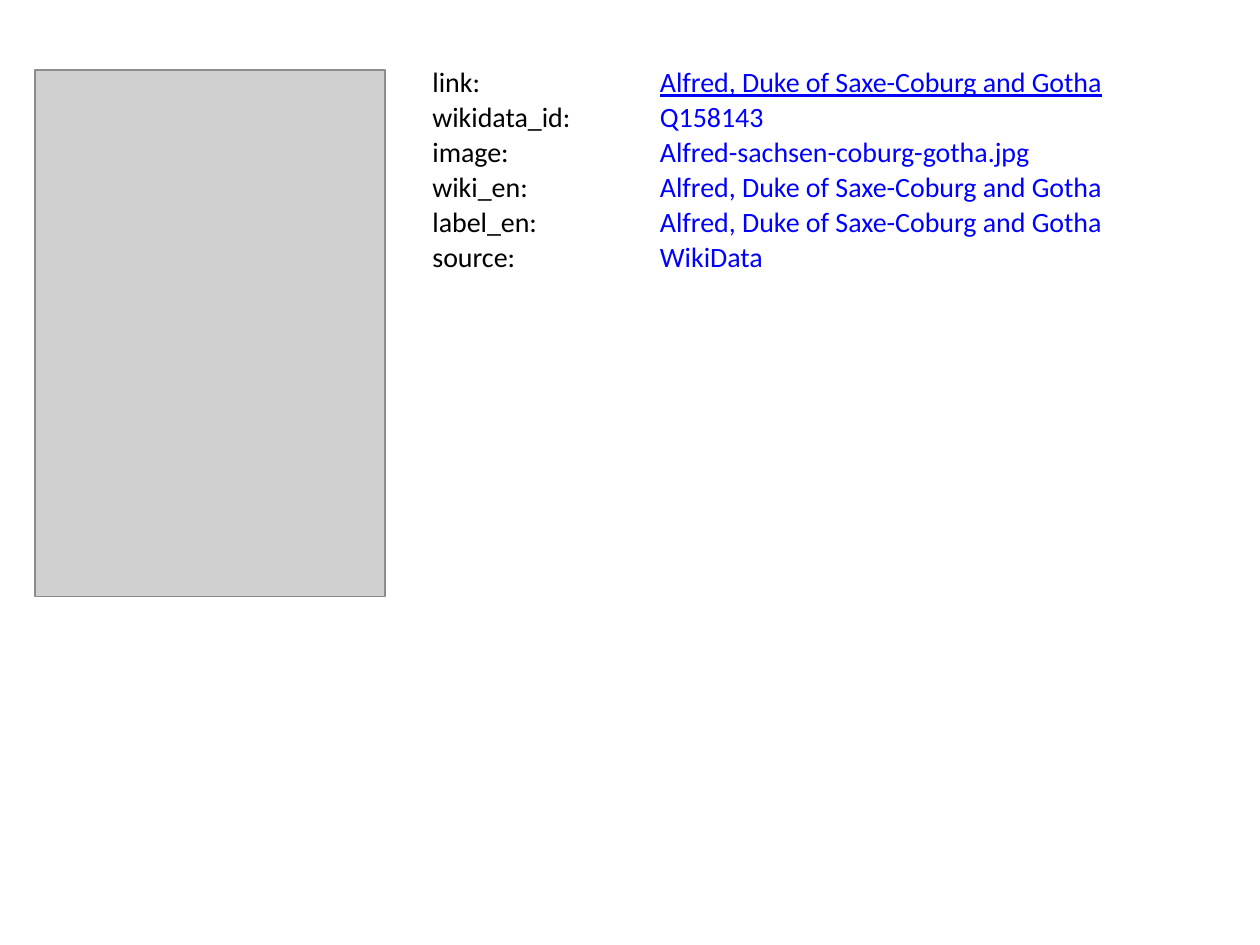
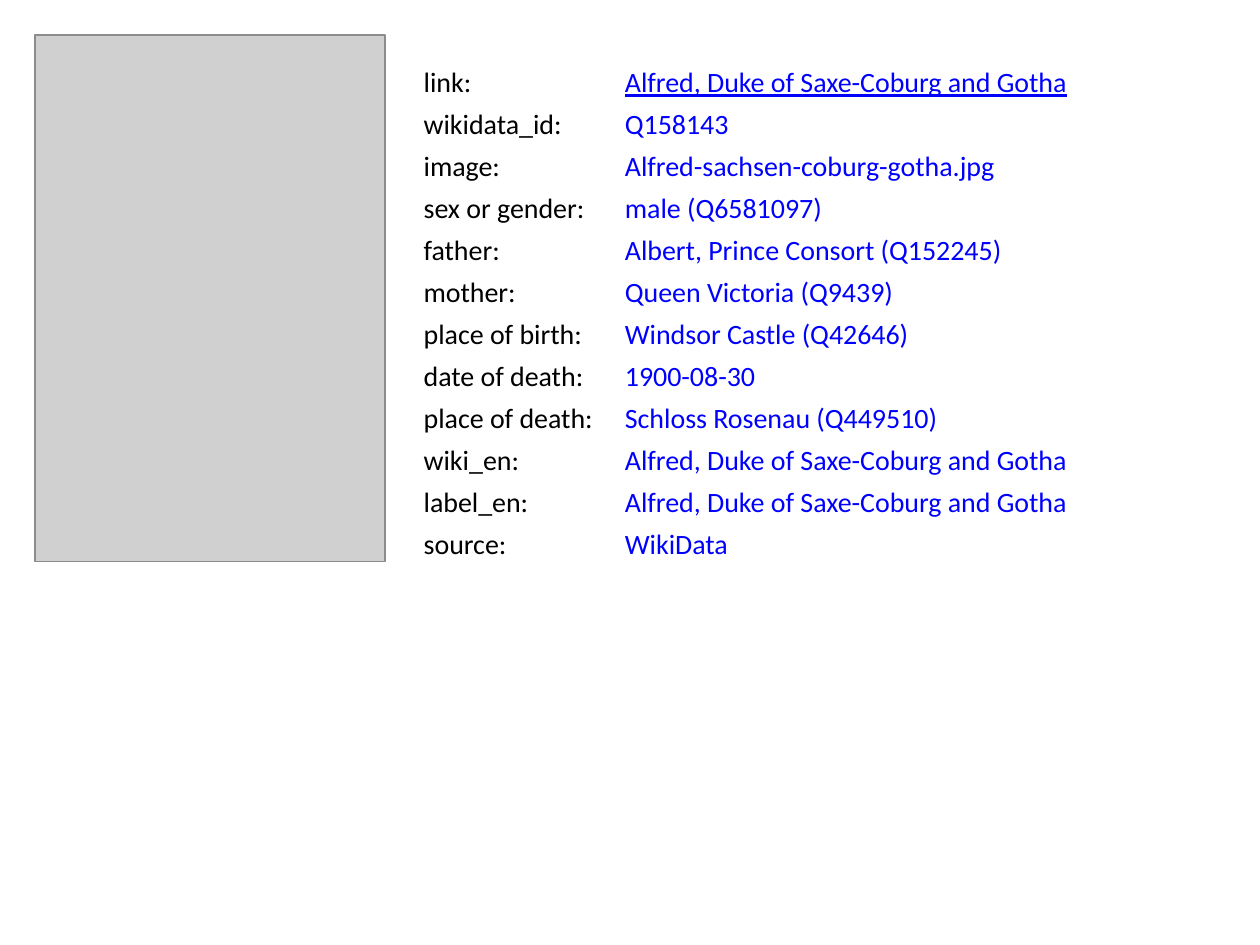
Before and after one commit to BITPlan/com.bitplan.simplegraph, a slide deck: slide 5 of QueenVictoria.pptx. Drawn at 1260x945 pixels with LibreOffice and Linux fonts; fonts in the diff are those of the drawing; grey boxes stand for pictures. Boxes give left, top, right and bottom in pixels: in the first picture for what was removed or moved away, otherwise in the second. Text is boxed around its words. In the diff, an @@ line names an element or a change of style, - is before the commit and + after.

```diff
--- a/QueenVictoria.pptx
+++ b/QueenVictoria.pptx
@@ picture: place and size @@
-picture at (35,71,386,597)
+picture at (35,35,386,562)
@@ text "link:": place and size @@
-text "link:" at (432,72,480,92)
+text "link:" at (424,72,472,93)
@@ text "Alfred, Duke of Saxe-Coburg and ..." rewrapped from (742,72,1102,97) to (625,72,1067,97) @@
@@ text "wikidata_id:": place and size @@
-text "wikidata_id:" at (432,107,570,131)
+text "wikidata_id:" at (424,114,562,138)
@@ text "Q158143": place and size @@
-text "Q158143" at (660,108,764,131)
+text "Q158143" at (625,115,729,138)
@@ text "image:": place and size @@
-text "image:" at (432,142,508,167)
+text "image:" at (424,156,500,181)
@@ text "Alfred-sachsen-coburg-gotha.jpg" rewrapped from (660,72,1102,237) to (625,156,994,181) @@
@@ text added at (424,198,584,223), 16 pt, text #000000 @@
+sex or gender:
@@ text added at (625,197,822,222), 16 pt, text #0000FF @@
+male (Q6581097)
@@ text added at (625,239,1002,264), 16 pt, text #0000FF @@
+Albert, Prince Consort (Q152245)
@@ text added at (424,240,500,261), 16 pt, text #000000 @@
+father:
@@ text added at (424,282,516,303), 16 pt, text #000000 @@
+mother:
@@ text added at (625,281,893,306), 16 pt, text #0000FF @@
+Queen Victoria (Q9439)
@@ text added at (424,324,582,349), 16 pt, text #000000 @@
+place of birth:
@@ text added at (625,323,908,348), 16 pt, text #0000FF @@
+Windsor Castle (Q42646)
@@ text added at (424,366,593,429), 16 pt, text #000000 @@
+date of death:
@@ text added at (481,366,583,387), 16 pt, text #000000 @@
+place of death:
@@ text added at (625,367,755,387), 16 pt, text #0000FF @@
+1900-08-30
@@ text "wiki_en:" rewrapped from (432,177,537,236) to (424,450,529,516) @@
@@ text "Alfred, Duke of Saxe-Coburg and ..." rewrapped from (660,212,1026,237) to (625,492,1067,517) @@
@@ text added at (625,407,937,432), 16 pt, text #0000FF @@
+Schloss Rosenau (Q449510)
@@ text "label_en:": place and size @@
-text "label_en:" at (432,177,527,201)
+text "label_en:" at (424,450,519,474)
@@ text "Alfred, Duke of Saxe-Coburg and ...": place and size @@
-text "Alfred, Duke of Saxe-Coburg and ..." at (660,177,1102,202)
+text "Alfred, Duke of Saxe-Coburg and ..." at (625,450,1067,475)
@@ text "source:": place and size @@
-text "source:" at (432,253,515,268)
+text "source:" at (424,540,507,555)
@@ text "WikiData": place and size @@
-text "WikiData" at (660,247,763,268)
+text "WikiData" at (625,534,728,555)
```
Also in this commit, not shown: 9 other slides changed, 11 other files.
